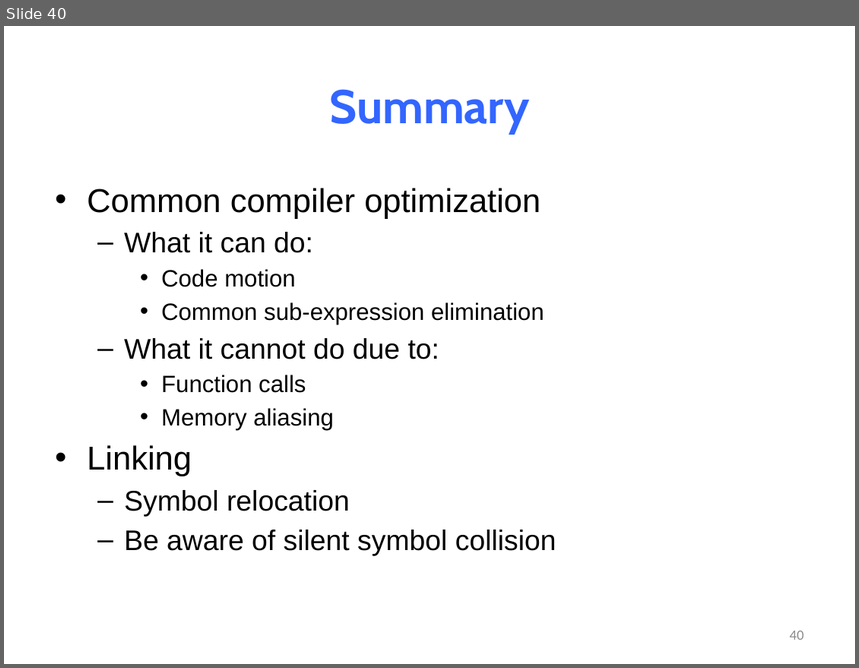
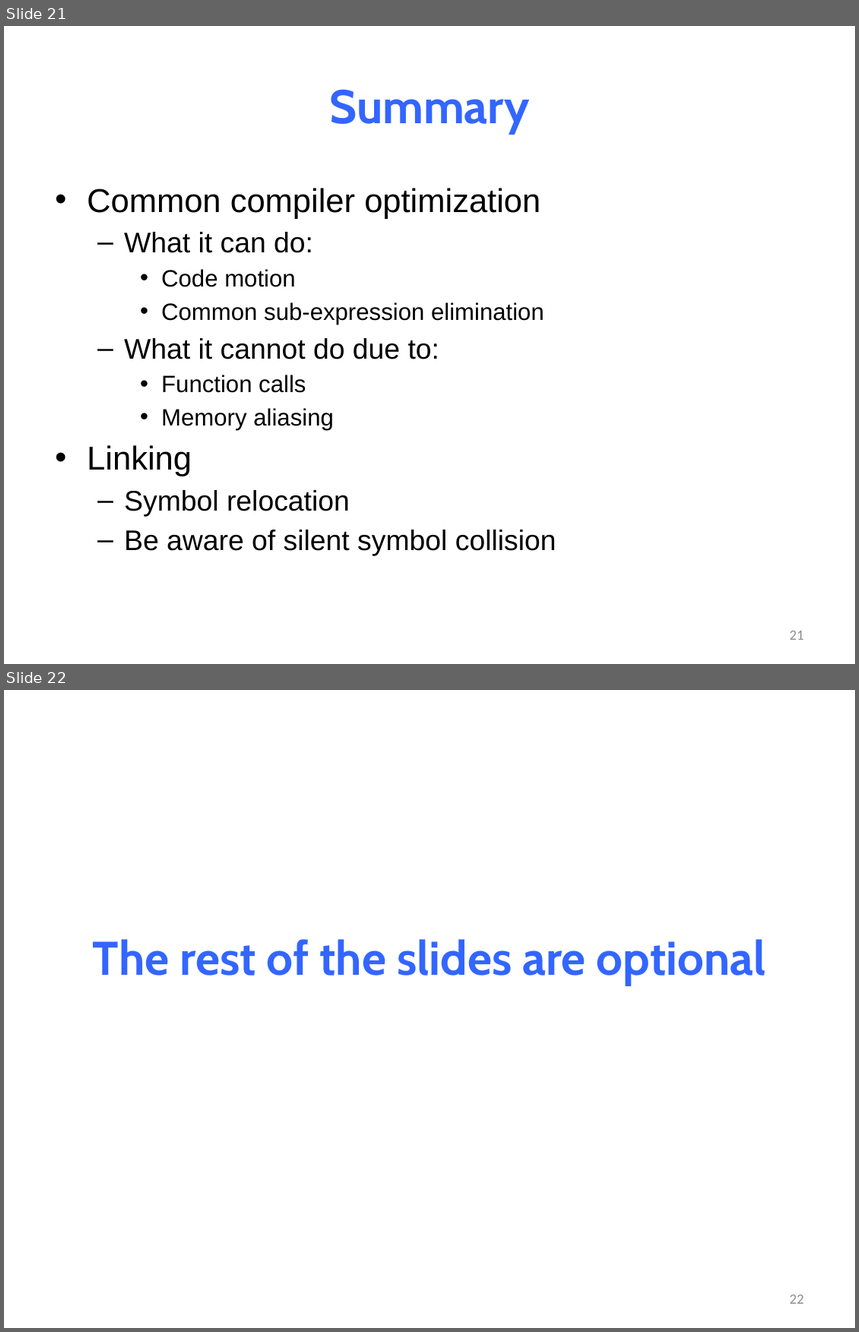
Before and after one commit to NYU-CSO/nyu-cso.github.io, a slide deck: notes/13-optimization-linking.pptx. Shown one above the other, each under a label of ours: slide 40 before the commit, slides 21 and 22 after it. The pictures are 859x668 and 859x1332 pixels, drawn with LibreOffice and Linux fonts; fonts in the diff are those of the drawing. Boxes give left, top, right and bottom in pixels: in the first picture for what was removed or moved away, otherwise in the second. Text is boxed around its words. In the diff, an @@ line names an element or a change of style, - is before the commit and + after.

```diff
--- a/notes/13-optimization-linking.pptx
+++ b/notes/13-optimization-linking.pptx
@@ slide 22 added at (x1=4, y1=690, x2=855, y2=1328), background #FFFFFF @@
@@ title added at (x1=93, y1=939, x2=766, y2=986), 40 pt, text #3366FF, bold @@
+The rest of the slides are optional
@@ page number added at (x1=790, y1=1295, x2=804, y2=1304), 12 pt, text #8C8C8C @@
+22
@@ what was slide 40 is now slide 21 @@
@@ page number at (x1=790, y1=631, x2=804, y2=640): text changed @@
-40
+21
```
Also in this commit, not shown: 4 slides changed, 1 other file.
